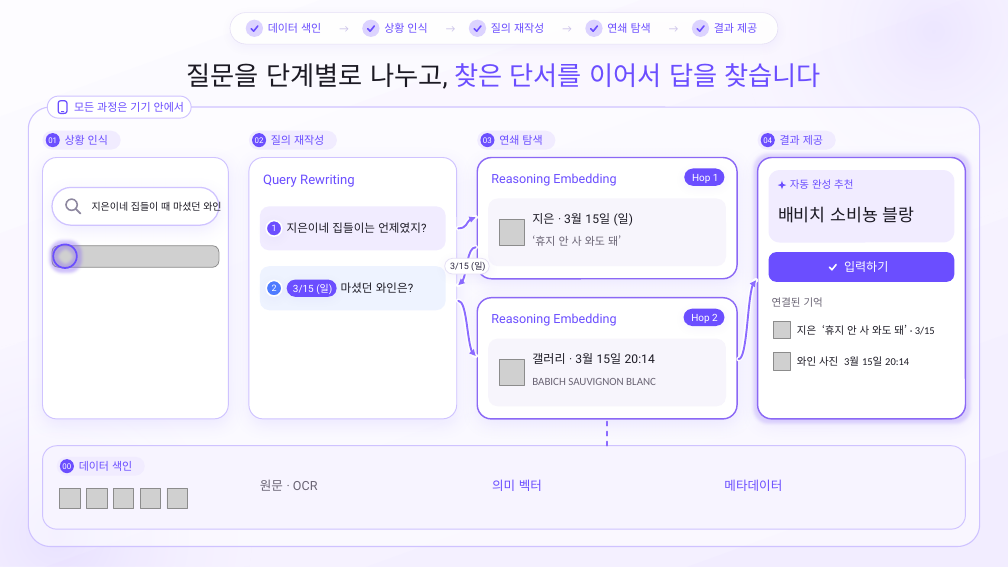
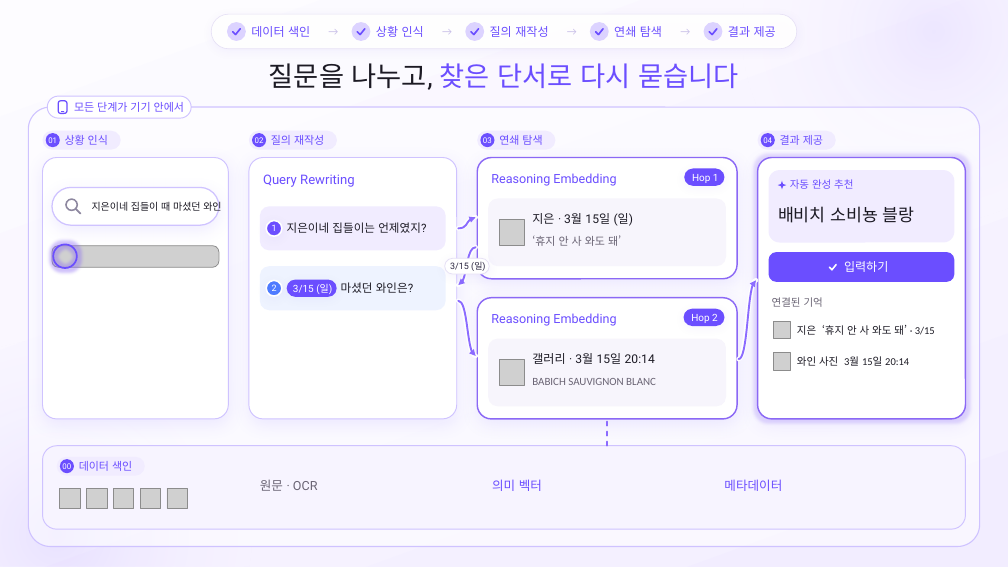
Before and after one commit to SB-Jo/t3, a slide deck: slide 19 of weave/결선준비/09_HowItWorks/HowItWorks_Argon.pptx (slide 18 before the commit). Drawn at 1008x567 pixels with LibreOffice and Linux fonts; fonts in the diff are those of the drawing; grey boxes stand for pictures. Boxes give left, top, right and bottom in pixels: in the first picture for what was removed or moved away, otherwise in the second. Text is boxed around its words. In the diff, an @@ line names an element or a change of style, - is before the commit and + after.

Commit message:
feat(결선준비): HowItWorks_Argon.pptx 3차 반영 — 뱃지 제거·재배치, 1~3p 레이어 애니메이션, 문구·노트·패딩 정리

```diff
--- a/weave/결선준비/09_HowItWorks/HowItWorks_Argon.pptx
+++ b/weave/결선준비/09_HowItWorks/HowItWorks_Argon.pptx
@@ rounded rectangle: place and size @@
-rounded rectangle at (230,13,778,45)
+rounded rectangle at (211,14,797,49)
@@ ellipse: place and size @@
-ellipse at (246,20,263,37)
+ellipse at (227,22,246,41)
@@ freeform shape: place and size @@
-freeform shape at (254,26,259,31)
+freeform shape at (236,29,240,35)
@@ text "데이터 색인": place and size @@
-text "데이터 색인" at (268,23,321,33)
+text "데이터 색인" at (251,26,310,37)
@@ text "→": place and size @@
-text "→" at (336,13,353,45)
+text "→" at (325,14,343,49)
@@ ellipse: place and size @@
-ellipse at (362,20,380,37)
+ellipse at (352,22,371,41)
@@ freeform shape: place and size @@
-freeform shape at (371,26,375,31)
+freeform shape at (360,29,364,35)
@@ text "상황 인식": place and size @@
-text "상황 인식" at (384,23,427,33)
+text "상황 인식" at (376,26,424,37)
@@ ellipse: place and size @@
-ellipse at (469,20,486,37)
+ellipse at (465,22,484,41)
@@ freeform shape: place and size @@
-freeform shape at (477,26,482,31)
+freeform shape at (474,29,479,35)
@@ ellipse: place and size @@
-ellipse at (585,20,603,37)
+ellipse at (590,22,609,41)
@@ freeform shape: place and size @@
-freeform shape at (594,26,598,31)
+freeform shape at (599,29,603,35)
@@ text "연쇄 탐색": place and size @@
-text "연쇄 탐색" at (607,23,651,33)
+text "연쇄 탐색" at (614,26,662,37)
@@ size 10 to 10.5 pt in 4 elements at (439,14,456,49), (563,14,581,49), (325,14,343,49), (677,14,694,49) @@
@@ text "→": place and size @@
-text "→" at (665,13,683,45)
+text "→" at (677,14,694,49)
@@ ellipse: place and size @@
-ellipse at (692,20,709,37)
+ellipse at (704,22,723,41)
@@ freeform shape: place and size @@
-freeform shape at (700,26,705,31)
+freeform shape at (712,29,717,35)
@@ size 10.5 to 11.5 pt in 5 elements at (490,26,548,37), (376,26,424,37), (614,26,662,37), (251,26,310,37), (728,26,776,37) @@
@@ text "결과 제공": place and size @@
-text "결과 제공" at (714,23,757,33)
+text "결과 제공" at (728,26,776,37)
@@ outline #6B4EFF 1.5 pt to #6B4EFF 1.57 pt in 10 elements at (474,29,479,35), (599,29,603,35), (360,29,364,35), (712,29,717,35), (236,29,240,35), (471,32,474,35), (596,32,599,35), (358,32,361,35), (709,32,712,35), (233,32,236,35) @@
@@ freeform shape: place and size @@
-freeform shape at (251,29,253,31)
+freeform shape at (233,32,236,35)
@@ freeform shape: place and size @@
-freeform shape at (368,29,370,31)
+freeform shape at (358,32,361,35)
@@ freeform shape: place and size @@
-freeform shape at (474,29,476,31)
+freeform shape at (471,32,474,35)
@@ freeform shape: place and size @@
-freeform shape at (591,29,593,31)
+freeform shape at (596,32,599,35)
@@ freeform shape: place and size @@
-freeform shape at (697,29,699,31)
+freeform shape at (709,32,712,35)
@@ text at (269,63,738,90): text changed; size 25 to 26 pt @@
-질문을 단계별로 나누고, 찾은 단서를 이어서 답을 찾습니다
+질문을 나누고, 찾은 단서로 다시 묻습니다
@@ text at (74,102,184,112): text changed @@
-모든 과정은 기기 안에서
+모든 단계가 기기 안에서
```
Also in this commit, not shown: 16 other slides changed, 6 other files.
